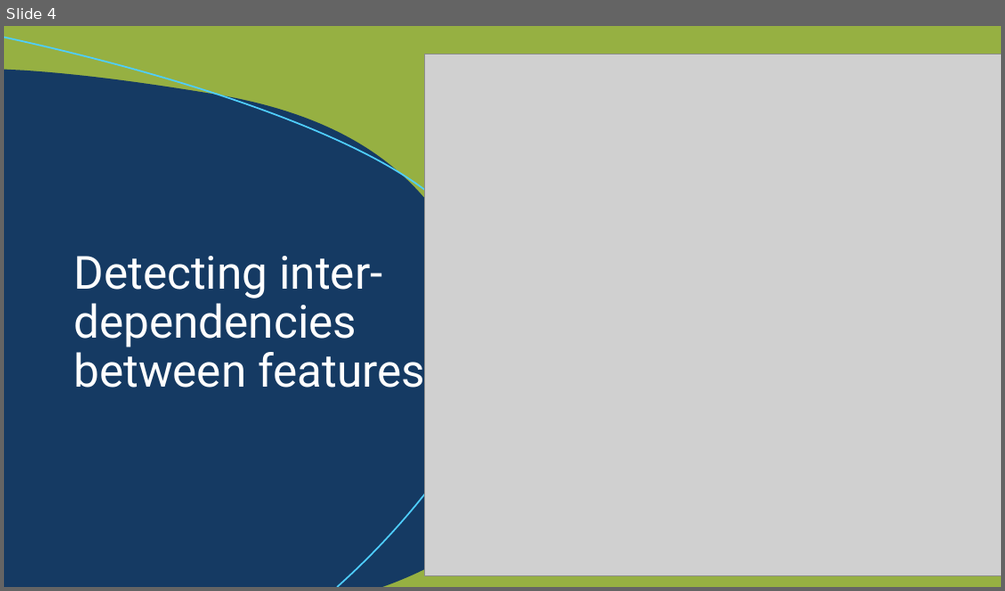
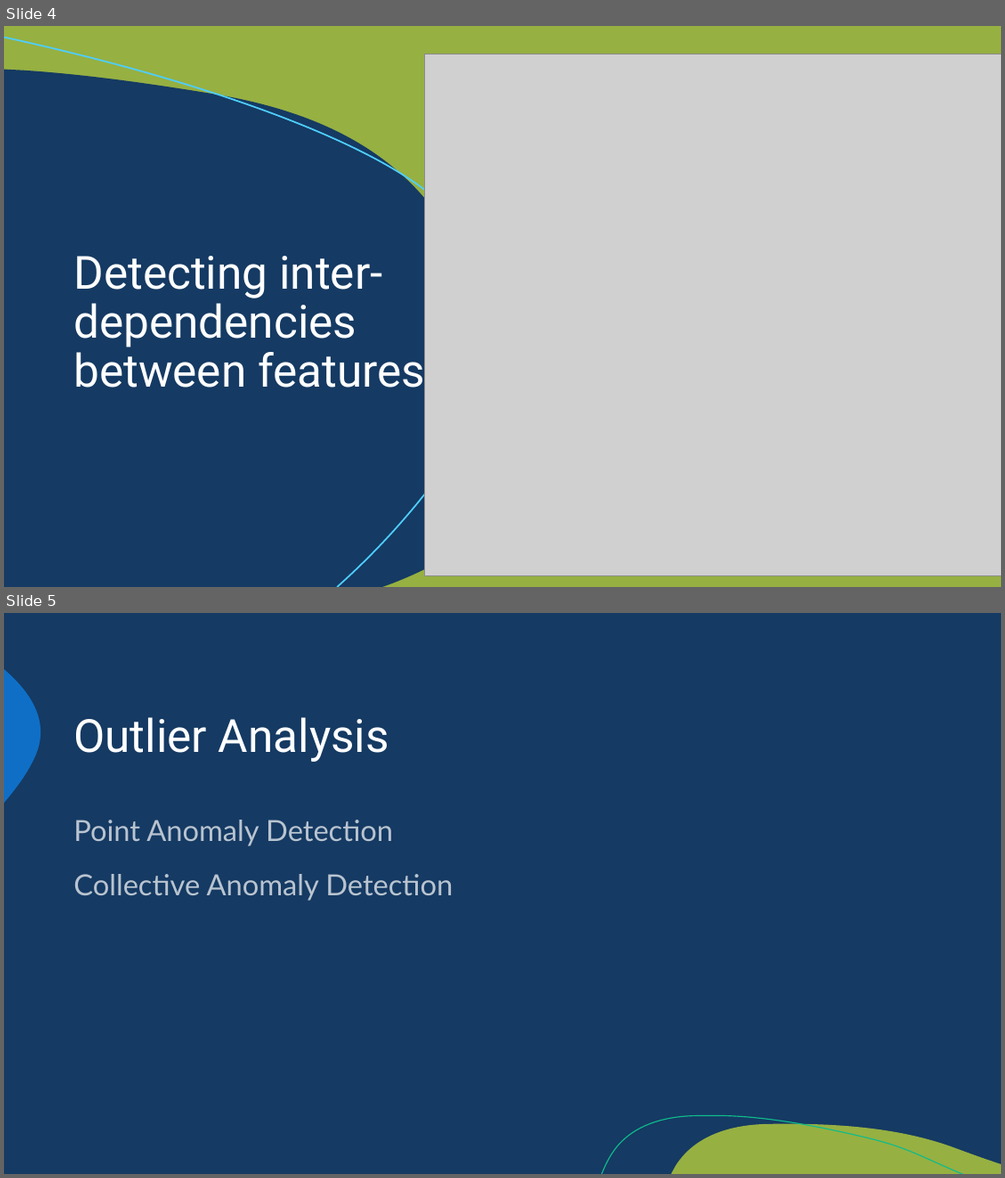
Before and after one commit to singhaniket98/Energy-Consumption-Prediction, a slide deck: presentationCapston.pptx. Shown one above the other, each under a label of ours: slide 4 before the commit, slides 4 and 5 after it. The pictures are 1005x591 and 1005x1178 pixels, drawn with LibreOffice and Linux fonts; fonts in the diff are those of the drawing; grey boxes stand for pictures. Boxes give left, top, right and bottom in pixels: in the first picture for what was removed or moved away, otherwise in the second. Text is boxed around its words. In the diff, an @@ line names an element or a change of style, - is before the commit and + after.

```diff
--- a/presentationCapston.pptx
+++ b/presentationCapston.pptx
@@ slide 5 added at bbox=[4, 613, 1001, 1174], background #153A63 @@
@@ freeform shape added at bbox=[4, 669, 40, 803], fill #0F6FC6 @@
@@ title added at bbox=[73, 717, 389, 762], 44 pt, text #FFFFFF @@
+Outlier Analysis
@@ text added at bbox=[73, 819, 453, 900], 28 pt, text #FFFFFF at 70% opacity @@
+Point Anomaly Detection
+Collective Anomaly Detection
@@ freeform shape added at bbox=[601, 1116, 963, 1174], outline #0EBC8C 1 pt @@
@@ freeform shape added at bbox=[671, 1124, 1001, 1174], fill #96B042 @@
```
Also in this commit, not shown: 1 slide changed, 4 other slides added, 3 other files.
